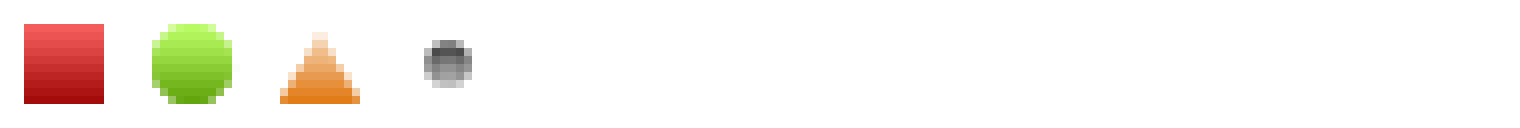
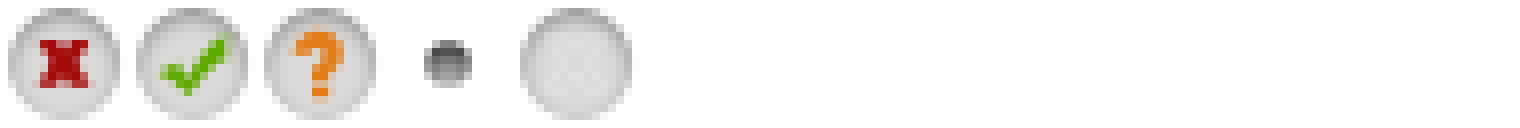
Before/after of a 1520×128 layered artwork. What changed in the layer stack:
renamed "Actives" to "Old actives", hid the group it (3 layers) over [528, 16, 640, 112]
added group "Old shapes" with 4 layers above "Actives" over [16, 16, 376, 112]
hid "Shape 3", moved it into group "Old shapes" over [264, 16, 376, 112]
hid "Shape 2 copy", moved it into group "Old shapes" over [144, 16, 248, 112]
hid "Shape 2", moved it into group "Old shapes" over [144, 16, 248, 112]
hid "Shape 1", moved it into group "Old shapes" over [16, 16, 112, 112]
added group "Actives" with 3 layers above "Shape 6" over [536, 24, 640, 104]
added layer "Shape 5 copy" in group "Actives" over [536, 32, 616, 96]
added layer "Shape 6" above "Shape 4" over [288, 24, 344, 104]
added layer "Shape 4" above "Shape 5" over [152, 32, 232, 96]
added layer "Shape 5" above "Shape 7" over [32, 40, 96, 88]
added layer "Shape 7" above "Background" over [8, 8, 640, 120]
